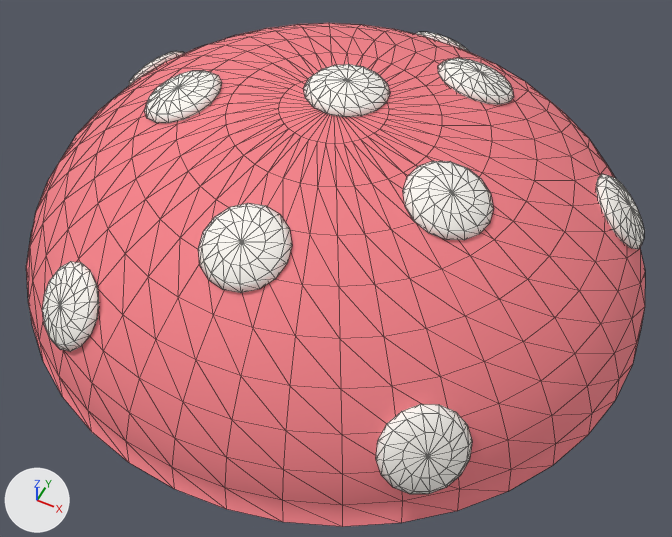
A saved change to the glTF model modules/Wardrobe/Models/Clothes/mushroom_hat.glb.
Both versions are drawn from a 50 mm camera at (0.49, -0.983, 2.51) aimed at (0.043, -0.089, 1.392). Lighting does not change. The marker at lower left points along +X, +Y and +Z. The older version comes first. Mesh edges are drawn as thin lines.

The first picture shows 'Head'.
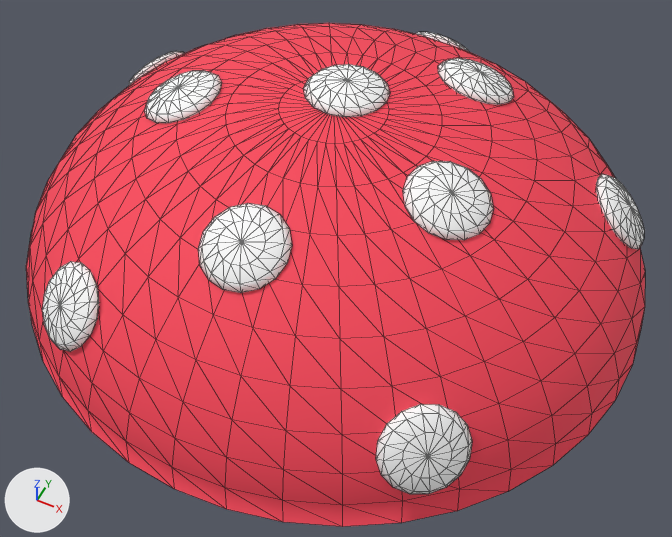
Boxes [x1, y1, x2, y2] around the edits, measured in the pictures (672 x 537 px):
'Head', recoloured (pink to red)
    both: [26, 23, 645, 527]

What changed in the scene script:
```text
Change mat_cap:
    mat_cap.base_color: (0.92, 0.22, 0.25) -> (0.95, 0.06, 0.1)  # pink #f68189 -> red #f94559
```
